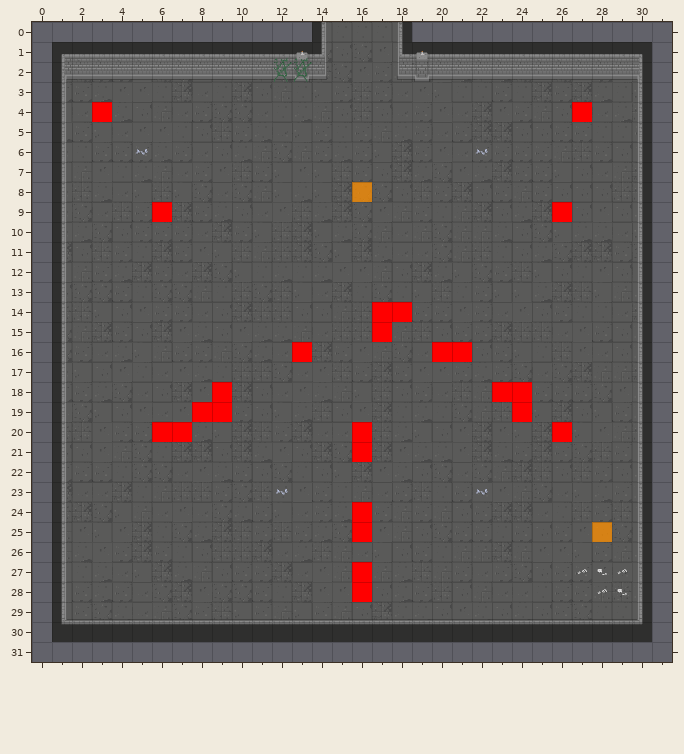
An edit to a level. Tiled map, GrupaTNT/Assets/Resources/RoomData/ROOM_1_N_1.tmx. Above: the version before the commit.
Cells are 32x32 px. Shown: x 0..31, y 0..31.
The same view after the edit:
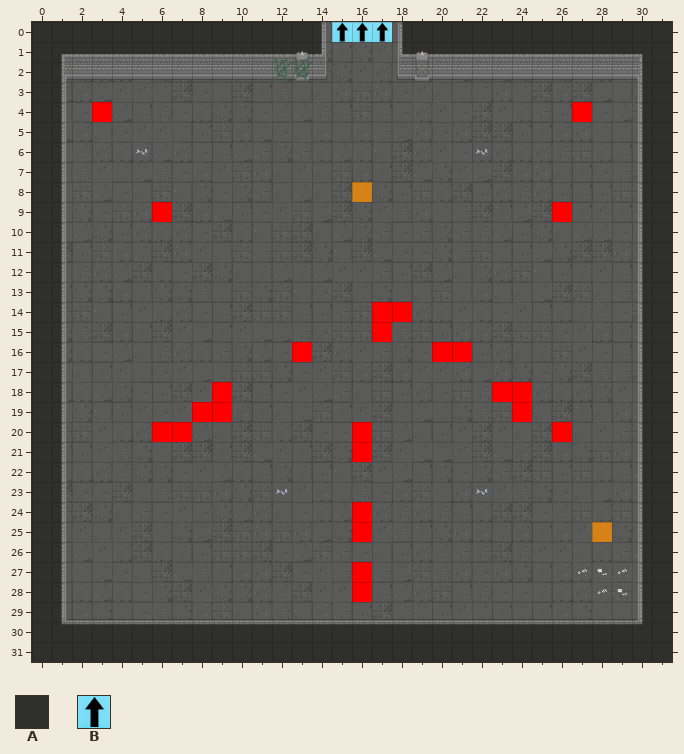
Key: from "Dungeon_Tileset_2": A 167; from "flags": B 6.
_ is an empty cell.
The edit:
Layer "Walls":
The edit adds tile A in row 0 at x 0 to 13 and 19 to 31; in rows 1 to 30 at x 0 and 31; in row 31 at x 0 to 31.
Layer "Flags":
The edit adds tile B in row 0 at x 15 to 17.
Boxes around the changes in both pictures, in picture pixels (x1, y1, x2, y2):
added: (32, 22, 672, 662)
